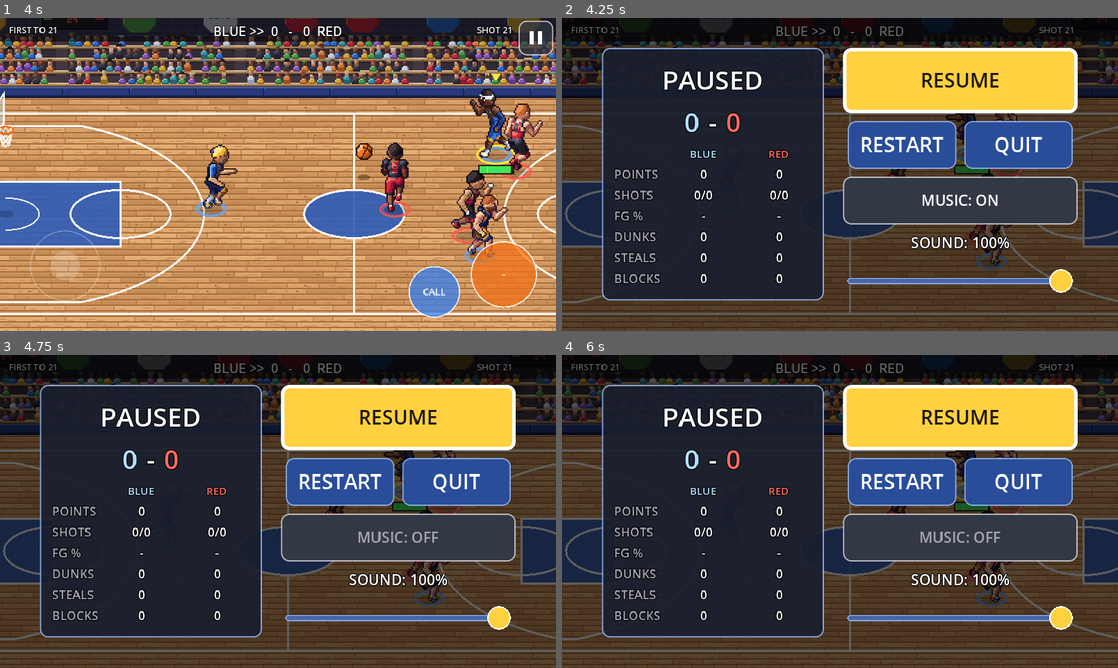
Above: before the commit, frames 1-4 (two rows, left to right).
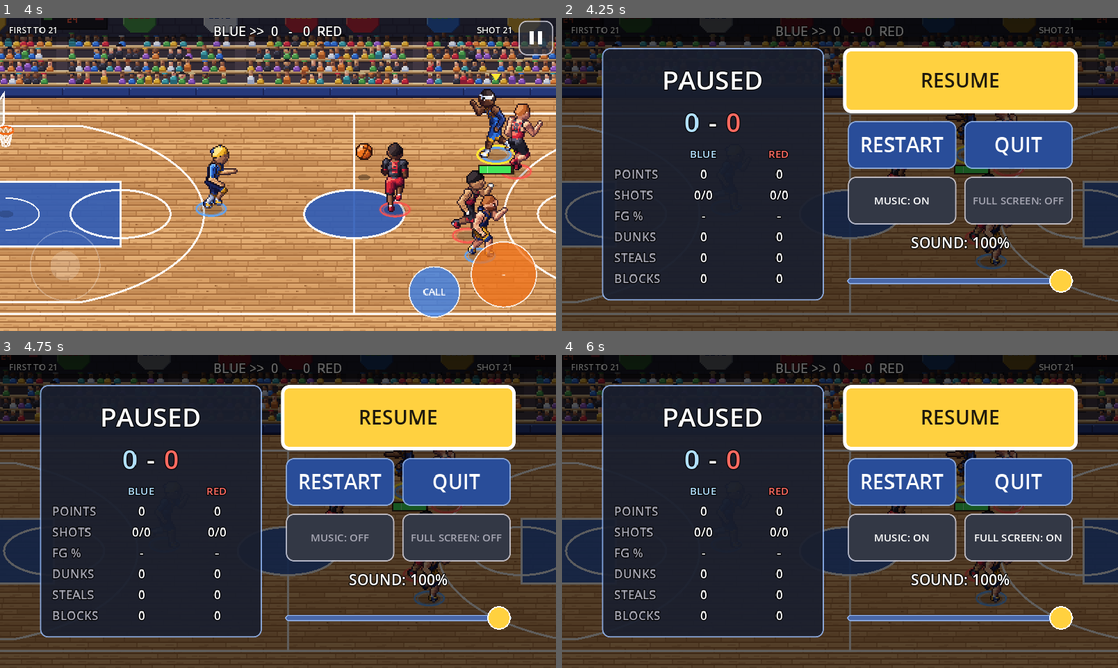
Above: after the commit, the same moments.

Repository: Kirmalo/road-trip-hoops
Game: Godot game, scene res://main.tscn
Same seed, same stepped clock (60 frames per second), same inputs: the game is played once before the commit and once after it.
Inputs (mouse positions are in pixels of both pictures, inside the frame that each line leads up to):
- Up to frame 1 (4 s): tap Enter at 0.5, 0.6 s; move the mouse to (400, 158) at 0.52 s; hold D 0.53-1.25 s; click (400, 158) at 0.67 s; tap Space at 0.77, 3.77 s; drag from (166, 190) to (250, 237) at 1.27 s; move the mouse to (333, 105) at 2.02 s; hold D 2.03-2.75 s; tap Backspace at 2.1 s; click (333, 105) at 2.17 s; drag from (250, 237) to (111, 127) at 2.77 s; move the mouse to (444, 221) at 3.52 s; hold A from 3.53 s (still down); tap K at 3.6 s; click (444, 221) at 3.67 s
- Up to frame 2 (4.25 s): keep holding A; tap Escape at 4.15 s
- Up to frame 3 (4.75 s): release A at 4.25 s; click "MUSIC: ON" at 4.25 s
- Up to frame 4 (6 s): click "MUSIC: OFF" at 5 s; click (1017, 536) at 5.75 s, where only the run after the commit has a clickable "FULL SCREEN: OFF"

Frame 1 is identical in both runs. In frame 2, 1.1% of the frame differs, in the area x 50-93%, y 50-66%; in frame 3, 1.1%; in frame 4, 1.1%.

Commit message:
P6-T2: FULL SCREEN button in Settings and on the pause panel
- difficulty.gd (new block at the end): the saved choice (settings.cfg key
  "fullscreen"), is_fullscreen() (the real window mode), set_fullscreen()
  (switch inside the tap and save), restore_fullscreen() (once per run: a
  saved ON goes back on the first finger/mouse release, the browser's gesture).
- title.gd Settings: SCREEN row with "FULL SCREEN: ON/OFF" (replaces the
  "more settings coming" stub line); the label follows the real state each
  frame; --titletest presses it and restores the saved choice.
- pause.gd: MUSIC and FULL SCREEN side by side (half width, font 24); label
  follows the real state while the panel shows; --humantest taps it on/off
  (stat pause_fullscreen_on) without changing the saved choice.

Co-Authored-By: Claude Opus 5.5 <noreply@anthropic.com>
Claude-Session: https://claude.ai/code/session_01K8WPuYbTD1xrCASynmgFd3

Diff:
--- a/scripts/difficulty.gd
+++ b/scripts/difficulty.gd
@@ -227,3 +227,56 @@
 		for x in v:
 			out.append(str(x))
 	return out
+
+# ---------------- Full screen (P6-T2) ----------------
+# The FULL SCREEN button (title.gd's Settings, pause.gd's panel) calls set_fullscreen(), which switches at once (inside
+# the tap, as a browser needs) and saves the choice. The label shows is_fullscreen(), the real state, so leaving with
+# the browser (Esc, back gesture) shows OFF without changing the saved choice. A browser can't enter full screen at
+# page load, so restore_fullscreen() (title.gd and pause.gd call it on a finger / mouse release) puts a saved ON back on
+# the first tap of the run, once. Where full screen isn't supported nothing happens (the label stays OFF).
+const FULLSCREEN_KEY := "fullscreen"     # bool in SAVE_SECTION
+
+static var _fs_restored := false         # restore_fullscreen() has had its one try this run
+
+static func fullscreen_saved() -> bool:
+	var cfg := ConfigFile.new()
+	if cfg.load(SAVE_PATH) != OK:
+		return false
+	return bool(cfg.get_value(SAVE_SECTION, FULLSCREEN_KEY, false))
+
+static func save_fullscreen(on: bool) -> void:
+	var cfg := ConfigFile.new()
+	cfg.load(SAVE_PATH)   # keep the other settings in the file
+	cfg.set_value(SAVE_SECTION, FULLSCREEN_KEY, on)
+	cfg.save(SAVE_PATH)
+
+static func is_fullscreen() -> bool:
+	var m: int = DisplayServer.window_get_mode()
+	return m == DisplayServer.WINDOW_MODE_FULLSCREEN or m == DisplayServer.WINDOW_MODE_EXCLUSIVE_FULLSCREEN
+
+# The button: switch now and remember it. No window (headless) = nothing to switch; the choice is still saved.
+static func set_fullscreen(on: bool) -> void:
+	_fs_restored = true   # the player chose: no restore after this
+	save_fullscreen(on)
+	apply_fullscreen(on)
+
+# Once per run, on the first tap: a saved ON goes back to full screen (the tap is the browser's user gesture).
+static func restore_fullscreen() -> void:
+	if _fs_restored:
+		return
+	_fs_restored = true
+	if fullscreen_saved() and not is_fullscreen():
+		apply_fullscreen(true)
+
+static func apply_fullscreen(on: bool) -> void:
+	if DisplayServer.get_name() == "headless" or on == is_fullscreen():
+		return
+	DisplayServer.window_set_mode(DisplayServer.WINDOW_MODE_FULLSCREEN if on else DisplayServer.WINDOW_MODE_WINDOWED)
+
+# a finger or mouse button let go (Chromium counts a release as the user gesture; a touch press isn't one)
+static func is_release_tap(event: InputEvent) -> bool:
+	if event is InputEventScreenTouch:
+		return not (event as InputEventScreenTouch).pressed
+	if event is InputEventMouseButton:
+		return not (event as InputEventMouseButton).pressed
+	return false
--- a/scripts/pause.gd
+++ b/scripts/pause.gd
@@ -16,12 +16,16 @@
 # that nothing moved: stats pause_opens, pause_resumes, pause_test_ok or pause_leaks.
 # P6-16: under the stats, the game's twist in one line ("WIND: long shots and lobs drift"; nothing without a twist).
 # --humantest --pauseshot (xvfb) saves the open panel to /tmp/hoops_pause.png.
+# P6-T2: FULL SCREEN ON/OFF beside MUSIC (Difficulty.set_fullscreen() inside the tap, saved in settings.cfg). The label
+# follows the real window mode every frame while the panel shows (leaving with the browser's Esc / back gesture shows
+# OFF). A finger or mouse release here also gives Difficulty.restore_fullscreen() its first-tap try.
 
 const UI = preload("res://scripts/ui_kit.gd")
 const Flow = preload("res://scripts/flow.gd")
 const MenuScript = preload("res://scripts/menu.gd")
 const AudioScript = preload("res://scripts/audio.gd")
 const Twists = preload("res://scripts/twists.gd")    # the twist line (P6-16)
+const Difficulty = preload("res://scripts/difficulty.gd")   # FULL SCREEN (P6-T2)
 
 const LAYER := UI.LAYER + 1              # over the HUD (10) and the level panel (20)
 const BTN_SIZE := 80.0                   # pause button, px square at the 1280x720 base: thumb-sized
@@ -36,7 +40,8 @@
 const CONFIRM_TIME := 2.5                # s the second tap may come in
 const RESUME_SIZE := Vector2(540, 150)   # the big RESUME
 const HALF_SIZE := Vector2(250, 110)     # RESTART / QUIT side by side (board minimum 200 x 110)
-const WIDE_SIZE := Vector2(540, 110)     # MUSIC
+const TOGGLE_FONT := 24                  # MUSIC / FULL SCREEN side by side (P6-T2), HALF_SIZE each: smaller than
+                                         # UI.OPT_FONT so "FULL SCREEN: OFF" fits with room to spare
 const RIGHT_GAP := 18                    # px between the rows on the right
 const COLUMNS_GAP := 44                  # px between the stats panel and the buttons
 const SCORE_FONT := 60                   # the score, each number in its team's color
@@ -47,6 +52,8 @@
 const SAMPLE_SFX := "bounce"             # played at the new volume when the slider is let go
 const TEST_AT := 20.0                    # --humantest: s of game time before the scripted pause
 const TEST_HOLD := 30                    # --humantest: frames it stays paused
+const TEST_FS_ON := 8                    # --humantest: paused frame that taps FULL SCREEN, and the one that taps it back
+const TEST_FS_OFF := 18
 const TWIST_FONT := 24                   # the twist line under the stats (P6-16)
 const TWIST_COLOR := Color(1.0, 0.9, 0.55)   # as main.gd's tip-off twist line
 const TWIST_W := 480.0                   # px; a longer line wraps
@@ -58,6 +65,8 @@
 var _score_row: HBoxContainer
 var _grid: GridContainer
 var _music_btn: Button
+var _fs_btn: Button                      # FULL SCREEN: ON / OFF (P6-T2)
+var _fs_shown := false                   # the real state the label shows
 var _restart_btn: Button
 var _quit_btn: Button
 var _vol_label: Label
@@ -159,13 +168,17 @@
 	_twist_lbl.custom_minimum_size = Vector2(TWIST_W, 0)
 	_twist_lbl.visible = false
 
-	# right: RESUME, RESTART / QUIT, MUSIC, SOUND
+	# right: RESUME, RESTART / QUIT, MUSIC / FULL SCREEN, SOUND
 	var right := UI.vbox(cols, RIGHT_GAP, false)
 	UI.button(right, "RESUME", resume, UI.KIND_LIT, RESUME_SIZE)
 	var row := UI.hbox(right, RIGHT_GAP)
 	_restart_btn = UI.button(row, "RESTART", _on_restart, UI.KIND_MAIN, HALF_SIZE)
 	_quit_btn = UI.button(row, "QUIT", _on_quit, UI.KIND_MAIN, HALF_SIZE)
-	_music_btn = UI.button(right, "", _toggle_music, UI.KIND_OPT, WIDE_SIZE)
+	var row2 := UI.hbox(right, RIGHT_GAP)
+	_music_btn = UI.button(row2, "", _toggle_music, UI.KIND_OPT, HALF_SIZE)
+	_fs_btn = UI.button(row2, "", _toggle_fullscreen, UI.KIND_OPT, HALF_SIZE)
+	for b in [_music_btn, _fs_btn]:
+		(b as Button).add_theme_font_size_override("font_size", TOGGLE_FONT)
 	_vol_label = UI.label(right, "", UI.OPT_FONT)
 	_slider = UI.slider(right, AudioScript.sfx_volume, _on_volume)
 	_slider.drag_ended.connect(_on_volume_let_go)
@@ -250,6 +263,17 @@
 		cfg.load(AudioScript.SETTINGS_PATH)   # keep the other settings in the file
 		cfg.set_value(AudioScript.SETTINGS_SECTION, MenuScript.SAVE_MUSIC, MenuScript.music_on)
 		cfg.save(AudioScript.SETTINGS_PATH)
+	_refresh_buttons()
+
+# switches inside this tap (the browser's user gesture) and saves the choice; _process updates the label when the
+# window mode really changes (a moment later on the web)
+func _toggle_fullscreen() -> void:
+	var on: bool = not Difficulty.is_fullscreen()
+	if _test:
+		Difficulty.apply_fullscreen(on)   # the test doesn't change the saved choice
+	else:
+		Difficulty.set_fullscreen(on)
+	game.stat("pause_fullscreen_" + ("on" if on else "off"))
 	_refresh_buttons()
 
 func _on_volume(v: float) -> void:
@@ -311,6 +335,9 @@
 func _refresh_buttons() -> void:
 	_music_btn.text = "MUSIC: ON" if MenuScript.music_on else "MUSIC: OFF"
 	UI.set_text_color(_music_btn, UI.OFF_TEXT if MenuScript.music_on else UI.OPT_OFF_TEXT)
+	_fs_shown = Difficulty.is_fullscreen()
+	_fs_btn.text = "FULL SCREEN: ON" if _fs_shown else "FULL SCREEN: OFF"
+	UI.set_text_color(_fs_btn, UI.OFF_TEXT if _fs_shown else UI.OPT_OFF_TEXT)
 	_restart_btn.text = "RESTART?" if _confirm == "restart" else "RESTART"
 	_quit_btn.text = "QUIT?" if _confirm == "quit" else "QUIT"
 	UI.set_kind(_restart_btn, UI.KIND_LIT if _confirm == "restart" else UI.KIND_MAIN)
@@ -334,14 +361,20 @@
 		if _confirm_t <= 0.0:
 			_confirm = ""
 			_refresh_buttons()
+	if _open and Difficulty.is_fullscreen() != _fs_shown:
+		_refresh_buttons()   # left (or entered) full screen through the browser
 	var show: bool = not _open and can_pause()
 	_btn.visible = show
 	UI.set_enabled(_btn, _guard_t <= 0.0)
 	if _test:
 		_humantest_step()
 
-# desktop testing: Escape or P
+# desktop testing: Escape or P. Any finger / mouse release: the run's first tap puts a saved FULL SCREEN back.
 func _input(event: InputEvent) -> void:
+	if Difficulty.is_release_tap(event):
+		if not _test:
+			Difficulty.restore_fullscreen()
+		return
 	if not (event is InputEventKey) or not event.pressed or event.echo:
 		return
 	if event.keycode == KEY_ESCAPE or event.keycode == KEY_P:
@@ -374,6 +407,8 @@
 			_test_touch(true)
 		return
 	_test_frames += 1
+	if _test_frames == TEST_FS_ON or _test_frames == TEST_FS_OFF:
+		_fs_btn.emit_signal("pressed")   # FULL SCREEN on, then off again (headless: no window, the label stays OFF)
 	if _test_frames == TEST_HOLD - 1 and OS.get_cmdline_user_args().has("--pauseshot") \
 			and DisplayServer.get_name() != "headless":
 		get_viewport().get_texture().get_image().save_png(PAUSESHOT_PATH)
--- a/scripts/title.gd
+++ b/scripts/title.gd
@@ -4,12 +4,15 @@
 #             ROAD TRIP -> CONTINUE / NEW TRIP (NEW TRIP over a saved trip asks to confirm) -> EASY / NORMAL / HARD
 #             QUICK GAME -> today's game (its start panel picks the level and court, as before)
 #             SETTINGS, CREW & CREDITS (their own Flow screens)
-#   settings  MUSIC on/off, SOUND volume, the default LEVEL (Quick Game and new trips); more in Phase 7
+#   settings  MUSIC on/off, FULL SCREEN on/off (P6-T2), SOUND volume, the default LEVEL (Quick Game and new trips)
 #   crew      your crew (from the trip save if there is one) and the art and music credits, in a scrolling list
 # The Road Trip sub-panels swap in place (no reload); every other move is Flow.go(). Each panel ignores taps for
 # PANEL_ARM s, so a quick double tap can't fall through onto the next panel's button in the same spot.
 # trip.gd / save.gd (P5-05) and audio.set_sfx_volume (P5-07) are called only if they exist, so this runs alone:
 # without save.gd CONTINUE is off; without trip.gd NEW TRIP goes to the flow's "not built yet" map panel.
+# FULL SCREEN (P6-T2): Difficulty.set_fullscreen() inside the tap (a browser needs the gesture); the label follows the
+# real window mode every frame (the browser's Esc / back gesture). The first tap of a run puts a saved ON back
+# (Difficulty.restore_fullscreen(), from _input here and in pause.gd).
 # Desktop testing: Escape = BACK. Test: -- --titletest walks every screen and button (screenshots with xvfb).
 
 const UI = preload("res://scripts/ui_kit.gd")
@@ -115,6 +118,8 @@
 var _buttons: Array = []     # the buttons that wait out PANEL_ARM
 var _busy := false           # a Flow.go() is on its way: ignore further taps
 var _music_btn: Button
+var _fs_btn: Button          # FULL SCREEN: ON / OFF (Settings)
+var _fs_shown := false       # the real state the label shows
 var _level_btns: Array = []
 var _sfx_slider: HSlider
 var _sfx_dirty_t := -1.0
@@ -125,6 +130,7 @@
 static var _test_step := 0
 var _test_on := false
 var _test_t := 0
+var _test_fs := false        # the saved FULL SCREEN before the test pressed it
 
 func _ready() -> void:
 	MenuScript.start_done = false   # a Quick Game from here shows its start panel (level, court) again
@@ -152,8 +158,15 @@
 			_save_sfx()
 	if _art != null:
 		_art.queue_redraw()
+	if _fs_btn != null and Difficulty.is_fullscreen() != _fs_shown:
+		_refresh_settings()   # left (or entered) full screen through the browser
 	if _test_on:
 		_test_tick()
+
+# the first tap of the run puts a saved FULL SCREEN back (a browser only allows it during a tap)
+func _input(event: InputEvent) -> void:
+	if Difficulty.is_release_tap(event):
+		Difficulty.restore_fullscreen()
 
 func _unhandled_key_input(event: InputEvent) -> void:
 	var k := event as InputEventKey
@@ -298,6 +311,9 @@
 	var r1 := _row(box, "MUSIC")
 	_music_btn = UI.button(r1, "", _tap.bind(_toggle_music), UI.KIND_OPT)
 	_buttons.append(_music_btn)
+	var r2 := _row(box, "SCREEN")
+	_fs_btn = UI.button(r2, "", _tap.bind(_toggle_fullscreen), UI.KIND_OPT)
+	_buttons.append(_fs_btn)
 	_sfx_slider = UI.slider_row(box, "SOUND", _saved_sfx(), _on_sfx)
 	var r3 := _row(box, "LEVEL")
 	for lv in [Difficulty.EASY, Difficulty.NORMAL, Difficulty.HARD]:
@@ -307,7 +323,6 @@
 		_buttons.append(b)
 	UI.label(box, "LEVEL is for Quick Game and new trips" + (", and your saved trip" if _has_trip() else ""),
 			UI.SUB_FONT, STUB_COLOR)
-	UI.label(box, "More settings are coming in a later update.", UI.SUB_FONT, STUB_COLOR)
 	_refresh_settings()
 	_arm(PANEL_ARM)
 
@@ -320,6 +335,9 @@
 func _refresh_settings() -> void:
 	_music_btn.text = "ON" if MenuScript.music_on else "OFF"
 	UI.set_text_color(_music_btn, UI.OFF_TEXT if MenuScript.music_on else UI.OPT_OFF_TEXT)
+	_fs_shown = Difficulty.is_fullscreen()
+	_fs_btn.text = "FULL SCREEN: ON" if _fs_shown else "FULL SCREEN: OFF"
+	UI.set_text_color(_fs_btn, UI.OFF_TEXT if _fs_shown else UI.OPT_OFF_TEXT)
 	for i in _level_btns.size():
 		UI.set_kind(_level_btns[i], UI.KIND_LIT if i == Difficulty.level else UI.KIND_MAIN)
 
@@ -328,6 +346,14 @@
 	if audio != null:
 		audio.set_music_on(MenuScript.music_on)
 	_stat("title_music_" + ("on" if MenuScript.music_on else "off"))
+	_refresh_settings()
+
+# switches inside this tap (the browser's user gesture) and saves the choice; on the web the window mode changes a
+# moment later, and _process updates the label then
+func _toggle_fullscreen() -> void:
+	var on: bool = not Difficulty.is_fullscreen()
+	Difficulty.set_fullscreen(on)
+	_stat("title_fullscreen_" + ("on" if on else "off"))
 	_refresh_settings()
 
 func _pick_level(lv: int) -> void:
@@ -568,12 +594,16 @@
 		7:
 			print("TITLE TEST music_on=%s" % MenuScript.music_on)
 			_press("ON" if MenuScript.music_on else "OFF")   # back to how it was
+			_test_fs = Difficulty.fullscreen_saved()
+			_press(_fs_btn.text)                              # FULL SCREEN (headless: no window, stays OFF)
 			var keep: float = _sfx_slider.value
 			_sfx_slider.value = 0.5
 			_sfx_slider.value = keep
 		8:
-			print("TITLE TEST music_on=%s sfx=%.2f level=%s" % [MenuScript.music_on, _sfx_slider.value,
-					Difficulty.level_name()])
+			print("TITLE TEST music_on=%s sfx=%.2f level=%s fullscreen=%s (%s, saved %s)" % [MenuScript.music_on,
+					_sfx_slider.value, Difficulty.level_name(), Difficulty.is_fullscreen(), _fs_btn.text,
+					Difficulty.fullscreen_saved()])
+			Difficulty.set_fullscreen(_test_fs)   # back to how it was
 			_press(Difficulty.level_name().to_upper())
 			_press("BACK")
 		9:
